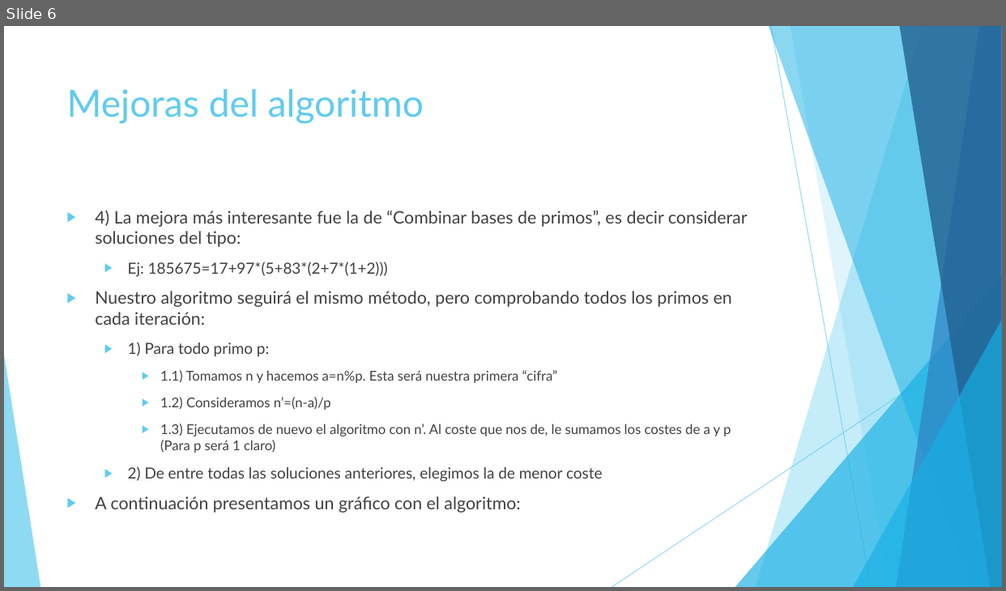
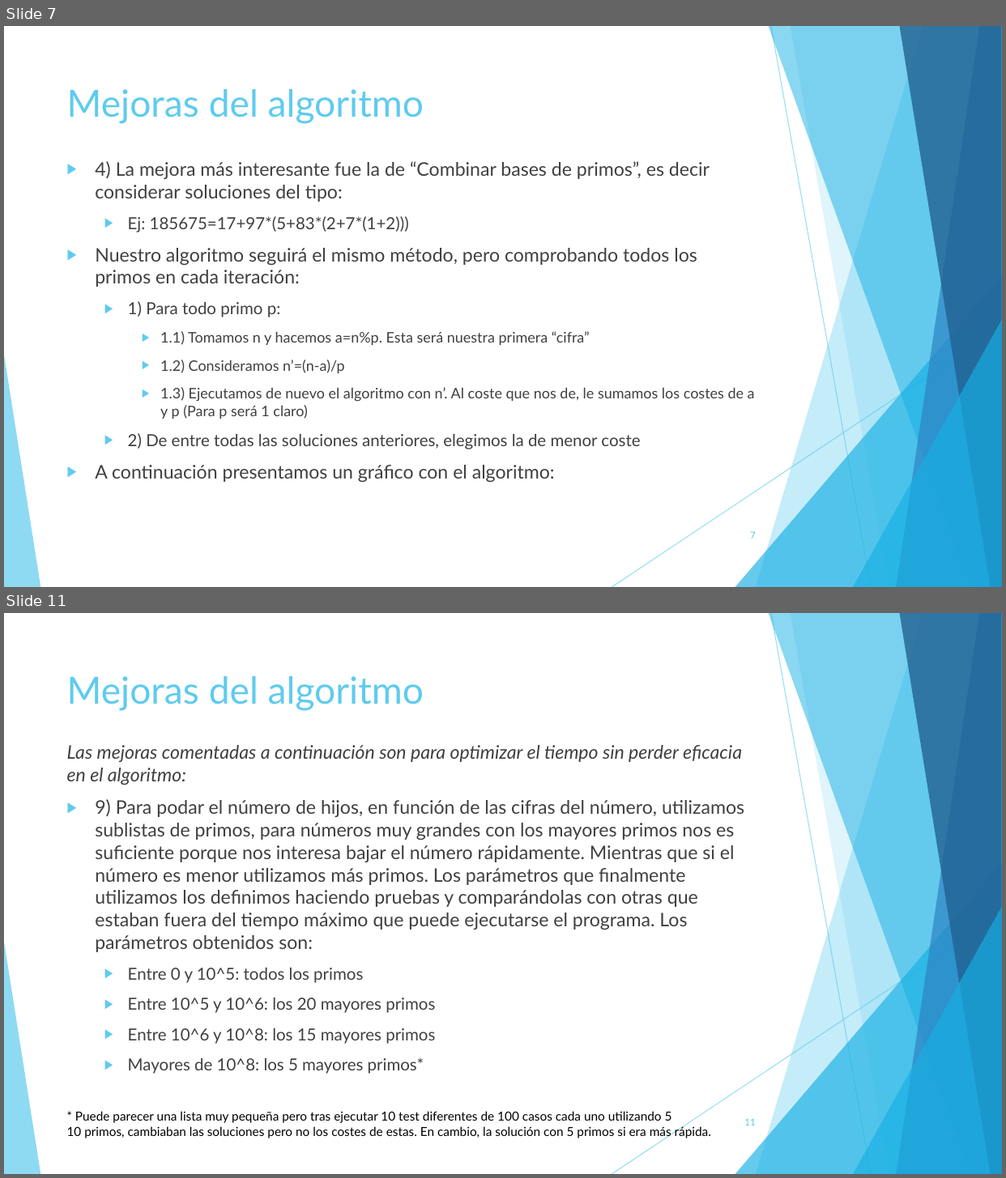
Before and after one commit to jsainero/reto_accenture, a slide deck: Reto Accenture.pptx. Shown one above the other, each under a label of ours: slide 6 before the commit, slides 7 and 11 after it; the slides between them are not shown. The pictures are 1006x591 and 1006x1178 pixels, drawn with LibreOffice and Linux fonts; fonts in the diff are those of the drawing. Boxes give left, top, right and bottom in pixels: in the first picture for what was removed or moved away, otherwise in the second. Text is boxed around its words. In the diff, an @@ line names an element or a change of style, - is before the commit and + after.

```diff
--- a/Reto Accenture.pptx
+++ b/Reto Accenture.pptx
@@ slide 11 added at [4,613,1002,1174], background #FFFFFF; not listed: 10 template elements that a slide beside it also shows @@
@@ title added at [67,676,424,711], 36 pt, text #5FCBEF @@
+Mejoras del algoritmo
@@ text added at [67,745,744,1074], 18 pt, text #404040 @@
+Las mejoras comentadas a continuación son para optimizar el tiempo sin perder eficacia en el algoritmo:
+▶ 9) Para podar el número de hijos, en función de las cifras del número, utilizamos sublistas de primos, para números muy grandes con los mayores primos nos es suficiente porque nos interesa bajar el número rápidamente. Mientras que si el número es menor utilizamos más primos. Los parámetros que finalmente utilizamos los definimos haciendo pruebas y comparándolas con otras que estaban fuera del tiempo máximo que puede ejecutarse el programa. Los parámetros obtenidos son:
+  ▶ Entre 0 y 10^5: todos los primos
+  ▶ Entre 10^5 y 10^6: los 20 mayores primos
+  ▶ Entre 10^6 y 10^8: los 15 mayores primos
+  ▶ Mayores de 10^8: los 5 mayores primos*
@@ text added at [67,1111,711,1139], 12 pt, text #000000 @@
+* Puede parecer una lista muy pequeña pero tras ejecutar 10 test diferentes de 100 casos cada uno utilizando 5
+10 primos, cambiaban las soluciones pero no los costes de estas. En cambio, la solución con 5 primos si era más rápida.
@@ page number added at [744,1119,755,1126], 9 pt, text #5FCBEF @@
+11
@@ what was slide 6 is now slide 7 @@
@@ slide 7 changed as well @@
@@ text "4) La mejora más interesante ...": place and size @@
-text "4) La mejora más interesante ..." at [95,210,748,513]
+text "4) La mejora más interesante ..." at [95,161,755,482]
@@ text "4) La mejora más interesante ..." at [95,161,755,482]: size 16.6 to 18 pt in "4) La mejora más interesante fue la ...", "Nuestro algoritmo seguirá el mismo método, pero ...", "A continuación presentamos un gráfico con el ..."; size 14.8 to 16 pt in "Ej: 185675=17+97*(5+83*(2+7*(1+2)))", "1) Para todo primo p:", "2) De entre todas las soluciones anteriores, ..."; size 12.9 to 14 pt in "1.1) Tomamos n y hacemos a=n%p. Esta ...", "1.2) Consideramos n’=(n-a)/p", "1.3) Ejecutamos de nuevo el algoritmo con ..." @@
@@ page number added at [750,531,756,539], 9 pt, text #5FCBEF @@
+7
```
Also in this commit, not shown: 7 other slides changed, 3 other slides added, 1 other file.
